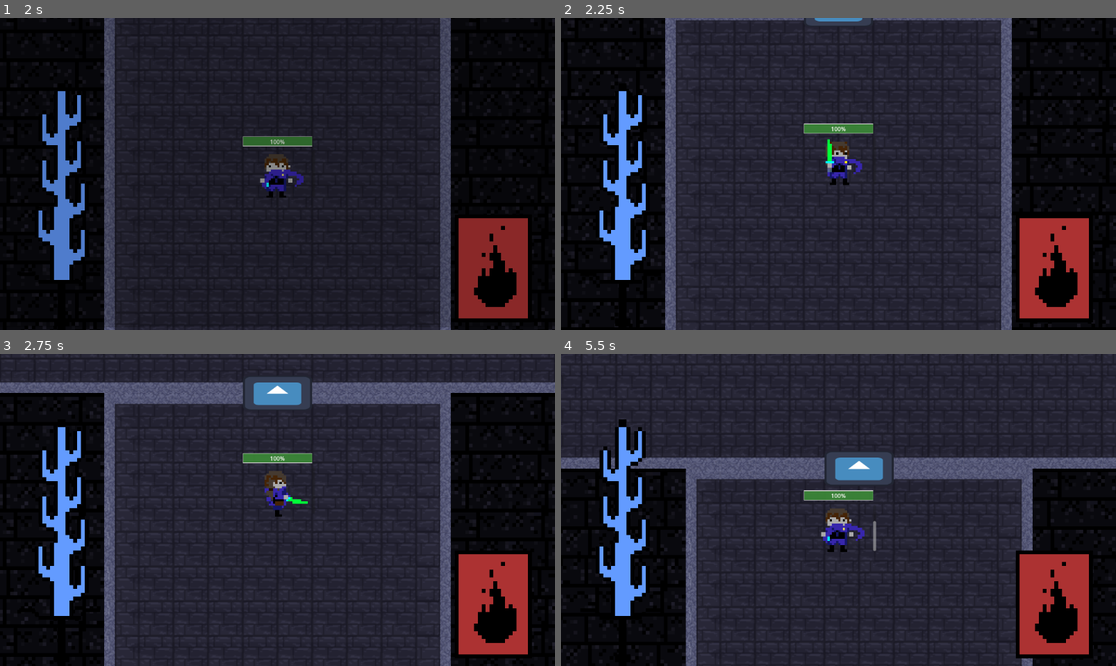
Above: before the commit, frames 1-4 (two rows, left to right).
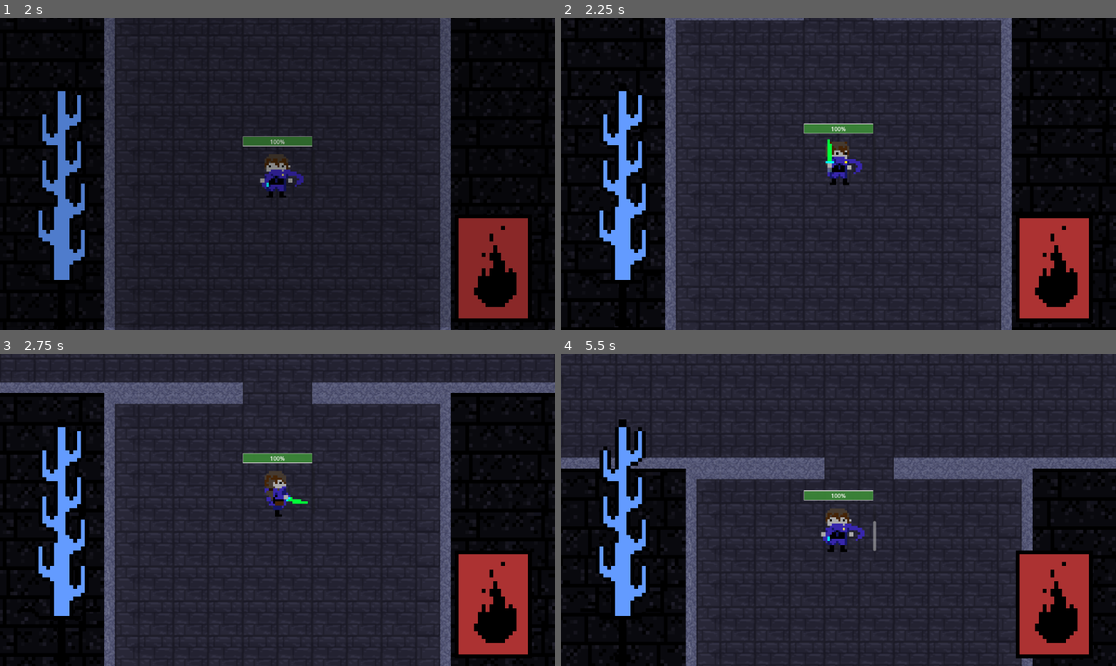
Above: after the commit, the same moments.

Repository: zwack32/crypt_of_the_silver_phoenix
Game: Godot game, scene res://scenes/start_menu.tscn
The game is run twice, just before and just after one commit, with the same random seed, the same clock (stepped at 60 frames per second) and the same inputs. The engine's default icon, where the game draws it, is replaced by a stand-in: a white triangle on a blue panel in a dark square.
Inputs (mouse positions are in pixels of both pictures, inside the frame that each line leads up to):
- Up to frame 1 (2 s): click "Start Game" at 0.5 s; click "Start Game" at 1.25 s
- Up to frame 2 (2.25 s): move the mouse to (810, 236) at 2.02 s; hold W (move_up) from 2.03 s (still down); click (810, 236) at 2.1 s
- Up to frame 3 (2.75 s): keep holding W (move_up)
- Up to frame 4 (5.5 s): move the mouse to (1005, 556) at 2.77 s; tap E (pick_up) at 2.85, 5.1 s; move the mouse to (672, 463) at 3.52 s; release W (move_up) at 3.53 s; hold A (move_left) 3.53-5.03 s; right-click (672, 463) at 3.6 s; move the mouse to (866, 510) at 4.27 s; click (866, 510) at 4.35 s; move the mouse to (755, 432) at 5.02 s; hold S (move_down) from 5.03 s (still down)

Frame 1 is identical in both runs. In frame 2, 0.2% of the frame differs, in the area x 44-56%, y 0-3%; in frame 3, 1.1%, in the area x 44-56%, y 7-18%; in frame 4, 1.1%.

Commit message:
made door sprite

Diff:
--- a/scenes/door.tscn
+++ b/scenes/door.tscn
@@ -1,7 +1,7 @@
 [gd_scene load_steps=5 format=3 uid="uid://ckc52m6ovxgvd"]
 
-[ext_resource type="Texture2D" uid="uid://qcyp21s52d5" path="res://icon.svg" id="1_flq4x"]
 [ext_resource type="Script" path="res://scripts/Door.gd" id="1_vkm81"]
+[ext_resource type="Texture2D" uid="uid://tam6arov0slq" path="res://art/door.png" id="2_ihpan"]
 
 [sub_resource type="RectangleShape2D" id="RectangleShape2D_evjrx"]
 size = Vector2(128.5, 128)
@@ -15,7 +15,9 @@
 script = ExtResource("1_vkm81")
 
 [node name="Sprite2D" type="Sprite2D" parent="."]
-texture = ExtResource("1_flq4x")
+position = Vector2(3.8147e-06, 3.8147e-06)
+scale = Vector2(0.4, 0.4)
+texture = ExtResource("2_ihpan")
 
 [node name="CollisionShape2D" type="CollisionShape2D" parent="."]
 shape = SubResource("RectangleShape2D_evjrx")
--- a/scripts/Door.gd
+++ b/scripts/Door.gd
@@ -12,9 +12,14 @@
 func _ready():
 	enter_trigger.position = -Vector2.UP * 100.0
 	rotation = direction.angle() + PI / 2
+	sprite_2d.hide()
 
 func set_disabled(disabled: bool):
 	collider.disabled = disabled
+	if disabled:
+		sprite_2d.hide()
+	else:
+		sprite_2d.show()
 
 func _on_enter_trigger_area_entered(area):
 	if area.owner is Player:
Binary file added: art/door.png
Not shown, added: art/door.png.import
